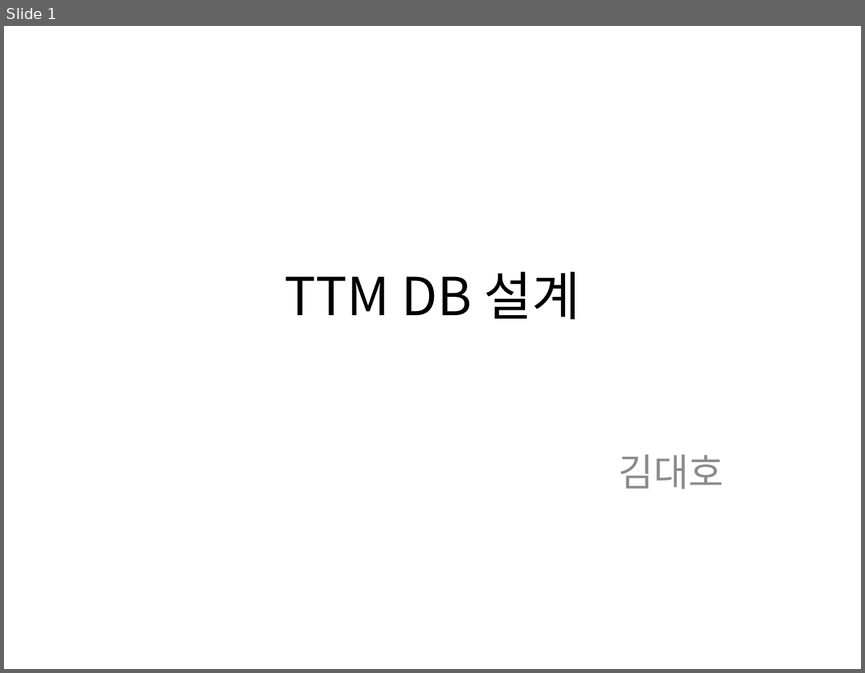
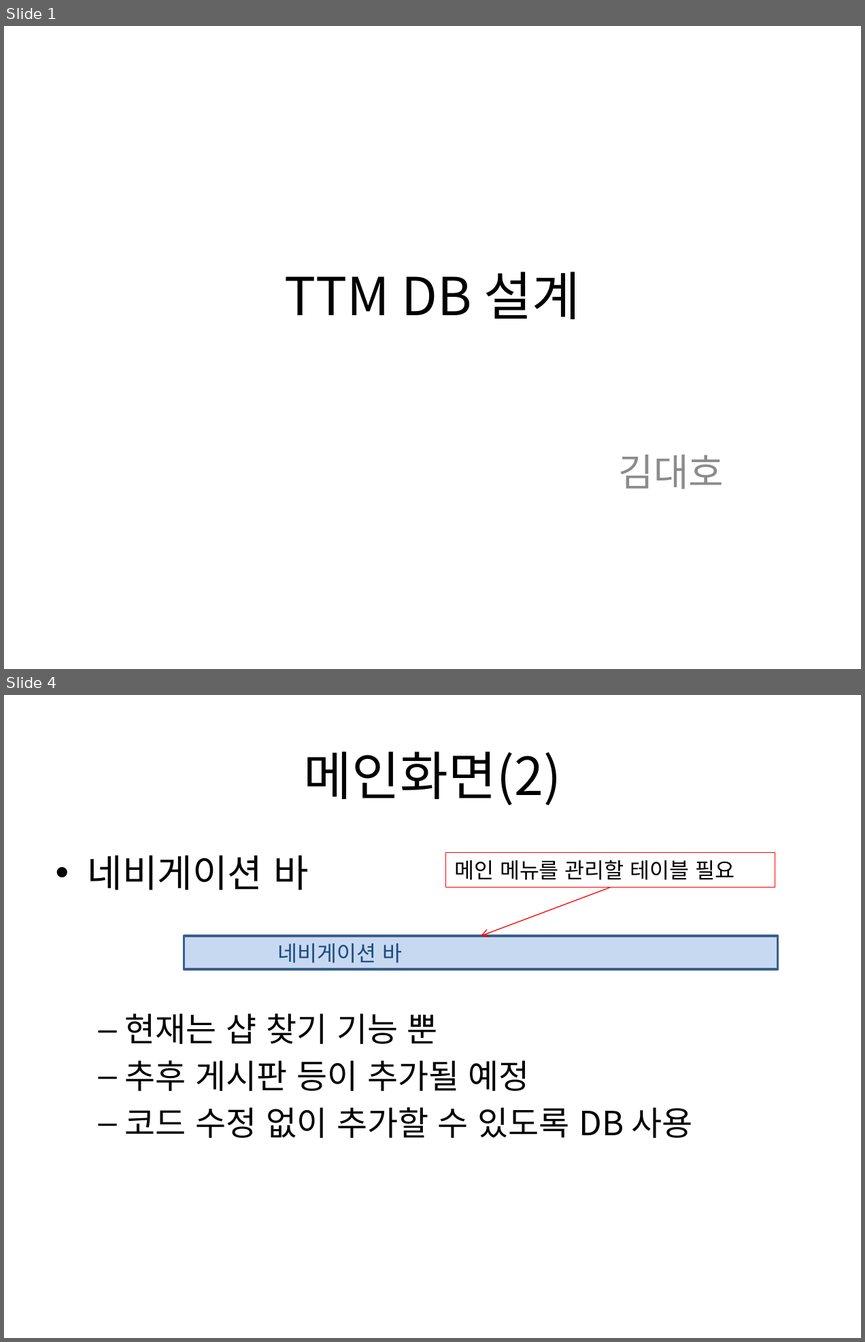
Before and after one commit to kurodari/ttm, a slide deck: docs/ttm DB설계.pptx. Shown one above the other, each under a label of ours: slide 1 before the commit, slides 1 and 4 after it; the slides between them are not shown. The pictures are 865x673 and 865x1342 pixels, drawn with LibreOffice and Linux fonts; fonts in the diff are those of the drawing. Boxes give left, top, right and bottom in pixels: in the first picture for what was removed or moved away, otherwise in the second. Text is boxed around its words. In the diff, an @@ line names an element or a change of style, - is before the commit and + after.

Commit message:
메인화면 DB 테이블 설계

```diff
--- a/docs/ttm DB설계.pptx
+++ b/docs/ttm DB설계.pptx
@@ slide 4 added at box(4, 695, 861, 1338), background #FFFFFF @@
@@ title added at box(304, 751, 561, 805), 44 pt, text #000000 @@
+메인화면(2)
@@ text added at box(88, 855, 692, 1138), 28 pt, text #000000 @@
+• 네비게이션 바
+  – 현재는 샵 찾기 기능 뿐
+  – 추후 게시판 등이 추가될 예정
+  – 코드 수정 없이 추가할 수 있도록 DB 사용
@@ rectangle added at box(446, 853, 775, 887), outline #FF0000 0.75 pt, 18 pt, text #000000 @@
+메인 메뉴를 관리할 테이블 필요
@@ arrow added from (611, 887) to (481, 936), #FF0000 0.75 pt @@
@@ rectangle added at box(184, 936, 778, 969), fill #C6D9F1, outline #3A5F8C 2 pt, 18 pt, text #1F497D @@
+네비게이션 바
```
Also in this commit, not shown: 5 other slides added, 1 slide removed.
